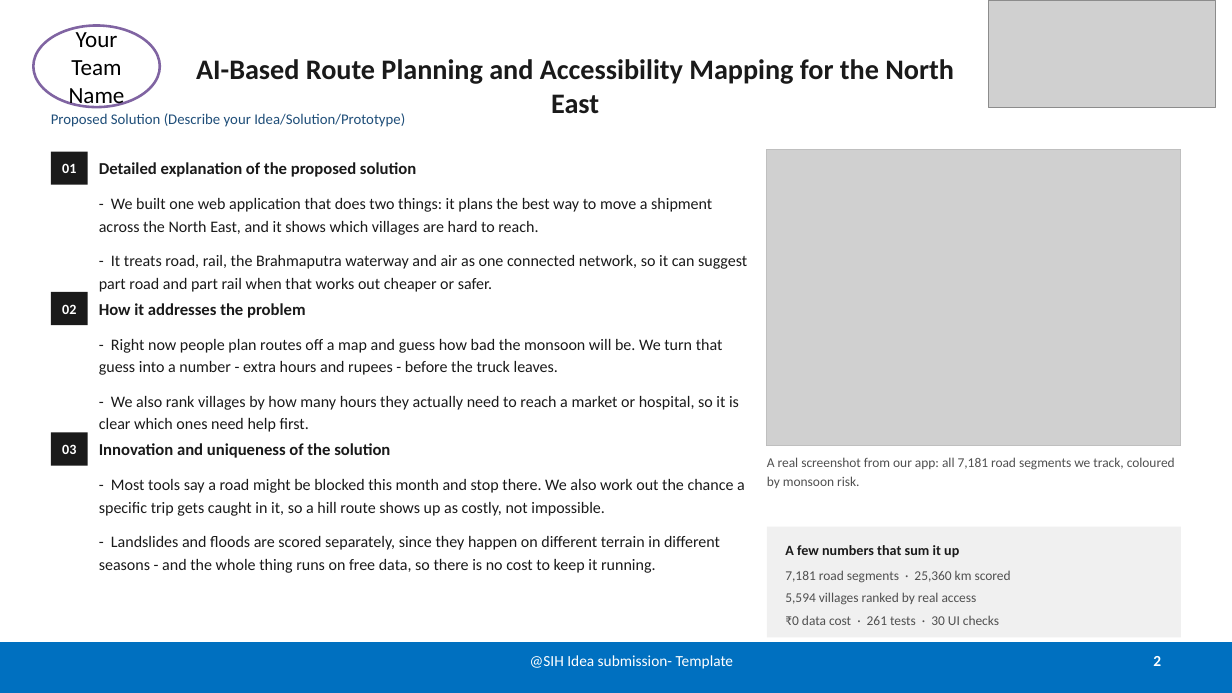
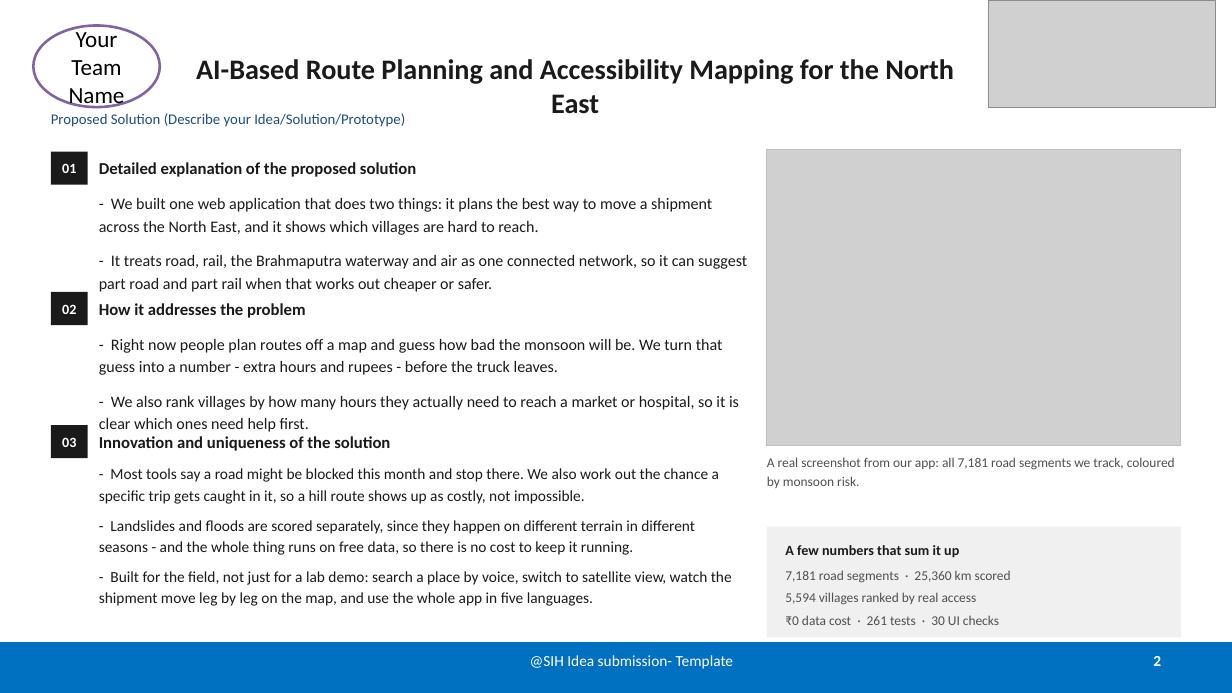
Before and after one commit to Jeffrey2600/Logistics_sih, a slide deck: slide 2 of docs/presentation/SIH26002_NER_Logistics_Submission6.pptx. Drawn at 1232x693 pixels with LibreOffice and Linux fonts; fonts in the diff are those of the drawing; grey boxes stand for pictures. Boxes give left, top, right and bottom in pixels: in the first picture for what was removed or moved away, otherwise in the second. Text is boxed around its words. In the diff, an @@ line names an element or a change of style, - is before the commit and + after.

```diff
--- a/docs/presentation/SIH26002_NER_Logistics_Submission6.pptx
+++ b/docs/presentation/SIH26002_NER_Logistics_Submission6.pptx
@@ 2 texts, 1 rectangle: place and size @@
-2 texts, 1 rectangle at <box>51,433,390,466</box>
+2 texts, 1 rectangle at <box>51,425,390,458</box>
@@ text at <box>99,468,719,555</box>: size 12.5 to 12 pt in "- Most tools say a road might ...", "- Landslides and floods are scored separately, ..."; line spacing 1.18 to 1.14; less space between paragraphs @@
@@ text "- Most tools say a ...": place and size @@
-text "- Most tools say a ..." at <box>99,479,745,573</box>
+text "- Most tools say a ..." at <box>99,468,732,606</box>
@@ text at <box>99,571,732,606</box>: paragraph added @@
+- Built for the field, not just for a lab demo: search a place by voice, switch to satellite view, watch the shipment move leg by leg on the map, and use the whole app in five languages.
```
Also in this commit, not shown: 1 other slide changed, 1 other file.
